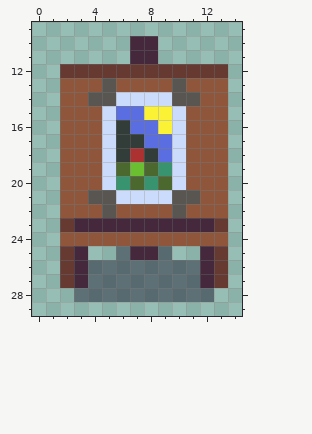
Two states of a pixel-art sprite, RanchFarms/Assets.xcassets/buildings/furniture/buildingEasel.imageset/easel.png. That is the earlier state.
The file is 16x32 pixels. Shown: x 0..14, y 9..29.
And afterwards:
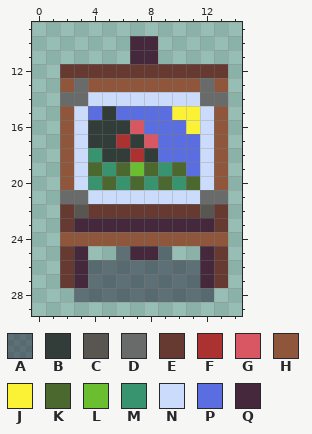
Palette (. is transparent): A #24223680  B #323c39  C #595652  D #696a6a  E #663931  F #ac3232  G #d95763  H #8f563b  J #fbf236  K #4b692f  L #6abe30  M #37946e  N #cbdbfc  P #5b6ee1  Q #45283c
From the commit log: - updated easel asset to have a bigger painting - added in bookshelf to give more customization
What changed:
y 13: x 3 H -> D; x 5 C -> H; x 10 C -> H; x 12 H -> D
y 14: x 2..5 HHCC -> DDNN; x 10..13 CCHH -> NNDD
y 15: x 3..5 HHN -> NPB; x 8..12 JJNHH -> PPJJN
y 16: x 3..5 HHN -> NBB; x 7 P -> G; x 9..12 JNHH -> PPJN
y 17: x 3..6 HHNB -> NBBF; x 8 P -> G; x 10..12 NHH -> PPN
y 18: x 3..5 HHN -> NMB; x 10..12 NHH -> PPN
y 19: x 3..5 HHN -> NKM; x 10..12 NHH -> KPN
y 20: x 3..5 HHN -> NMK; x 10..12 NHH -> MKN
y 21: x 2..5 HHCC -> DDNN; x 10..13 CCHH -> NNDD
y 22: x 2..13 HHHCHHHHCHHH -> ECEEEEEEEECE
